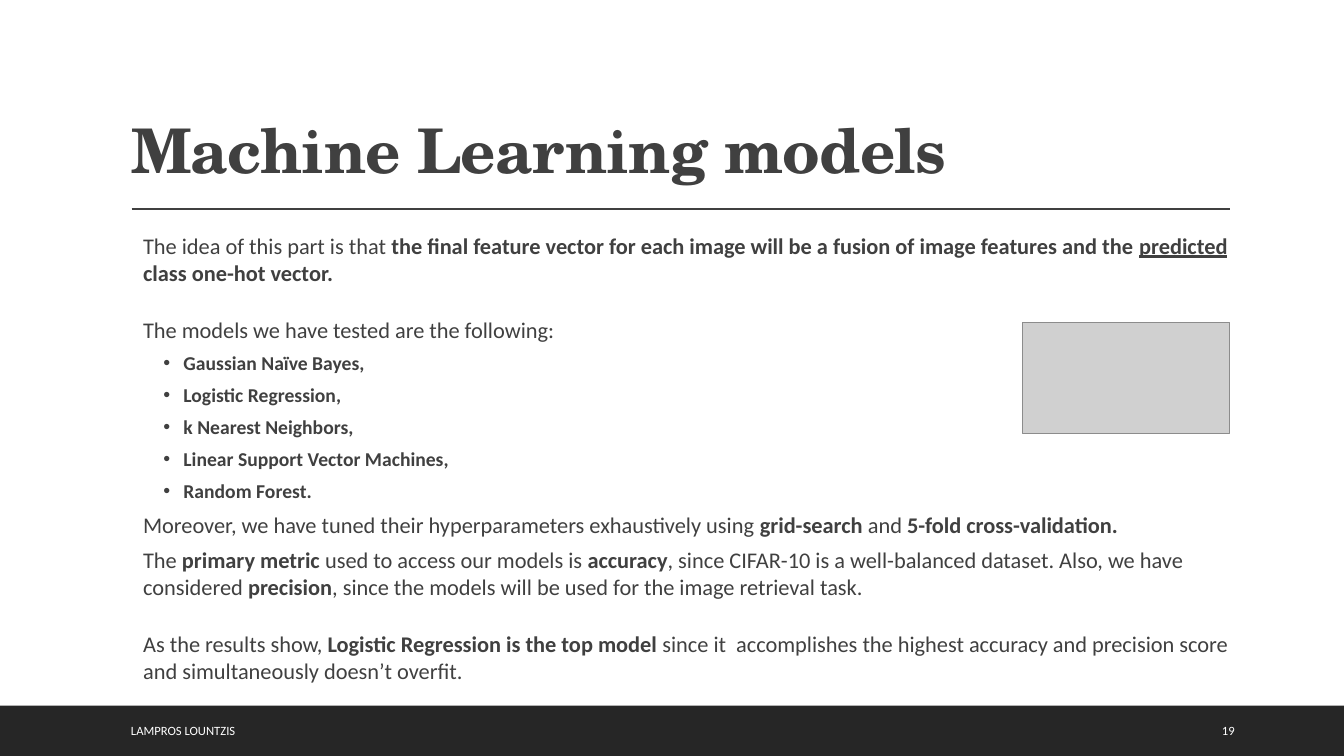
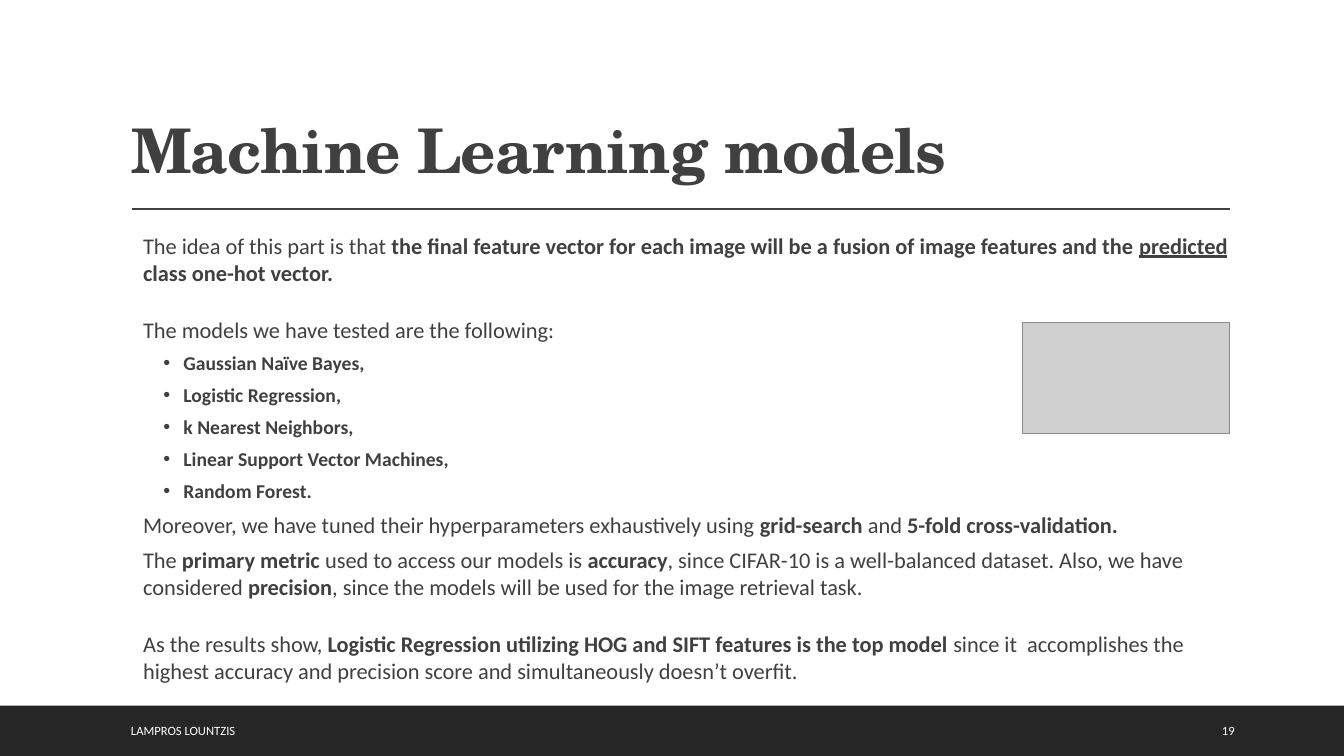
Before and after one commit to annamykcode/cbir-deep-learning, a slide deck: slide 19 of report/report.pptx. Drawn at 1344x756 pixels with LibreOffice and Linux fonts; fonts in the diff are those of the drawing; grey boxes stand for pictures. Boxes give left, top, right and bottom in pixels: in the first picture for what was removed or moved away, otherwise in the second. Text is boxed around its words. In the diff, an @@ line names an element or a change of style, - is before the commit and + after.

Commit message:
added results to report

```diff
--- a/report/report.pptx
+++ b/report/report.pptx
@@ text at bbox=[143, 636, 1183, 683]: text changed @@
-  As the results show, Logistic Regression is the top model since it accomplishes the highest accuracy and precision score and simultaneously doesn’t overfit.
+  As the results show, Logistic Regression utilizing HOG and SIFT features is the top model since it accomplishes the highest accuracy and precision score and simultaneously doesn’t overfit.
```
Also in this commit, not shown: 1 other slide changed, 5 slides added.
